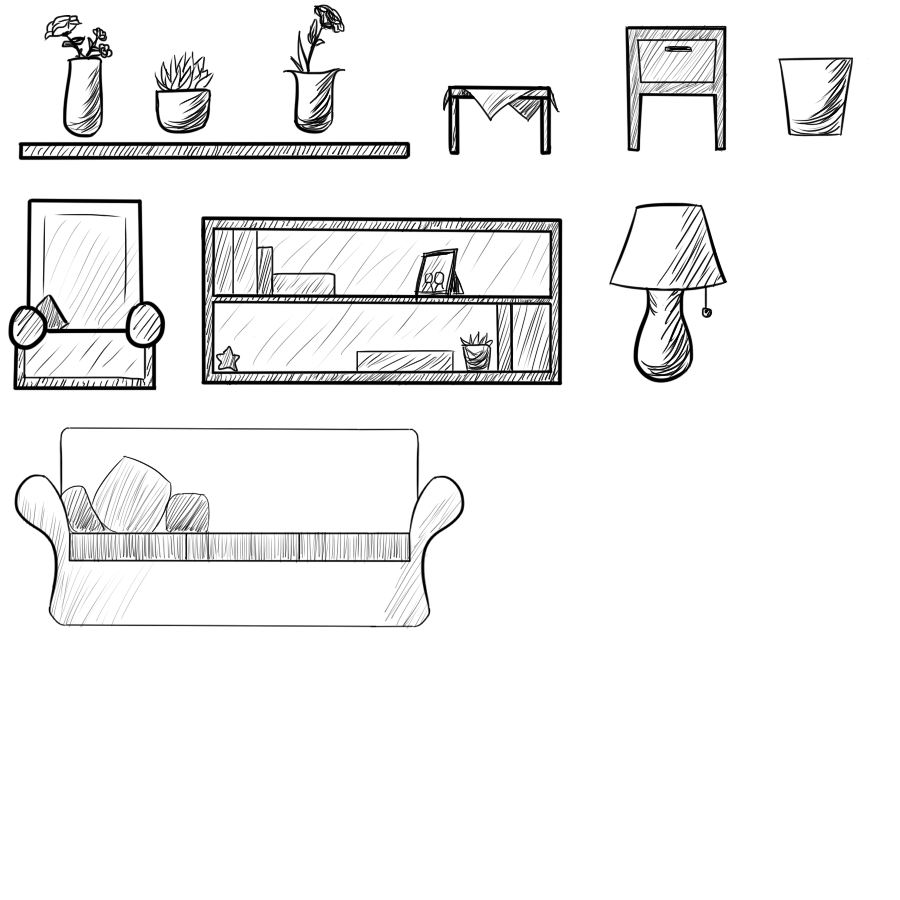
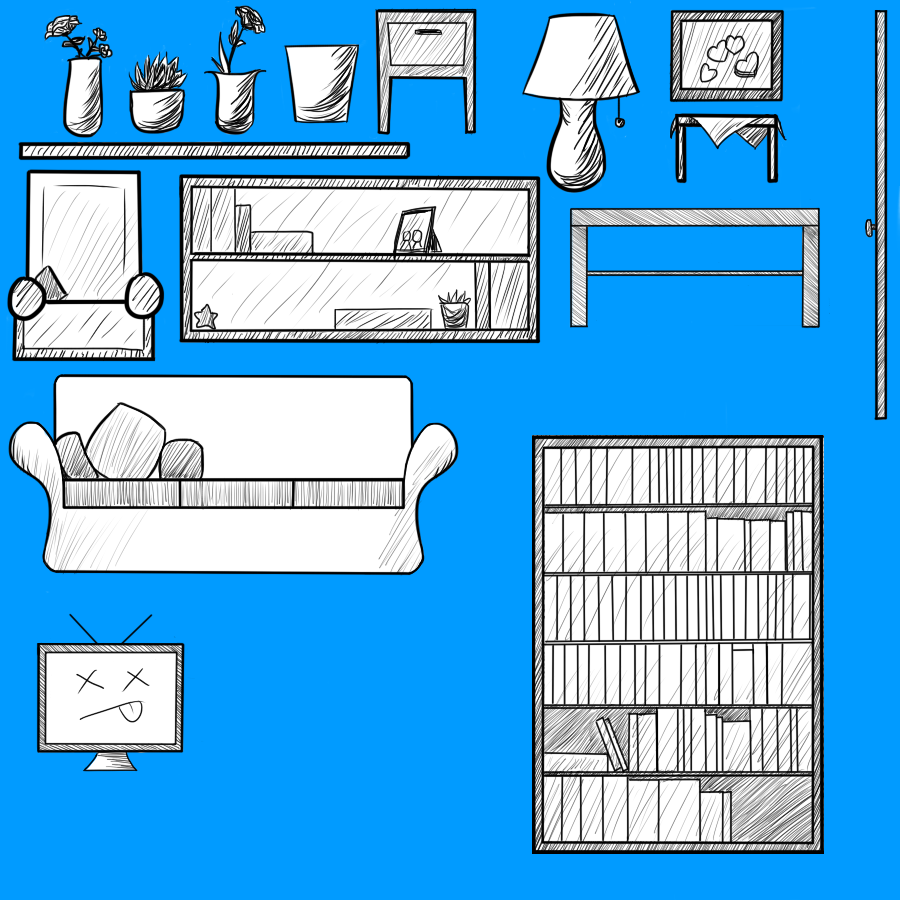
Before/after of a 900×900 layered artwork. What changed in the layer stack:
removed layer "Layer1" over (2, 4, 870, 635)
added layer "Layer8" above "Layer3" over (532, 435, 824, 854)
added layer "Layer3" above "Layer7" over (6, 0, 900, 900)
added layer "Layer7" above "Layer4" over (532, 435, 824, 854)
added layer "Layer4" over (0, 0, 900, 900)
